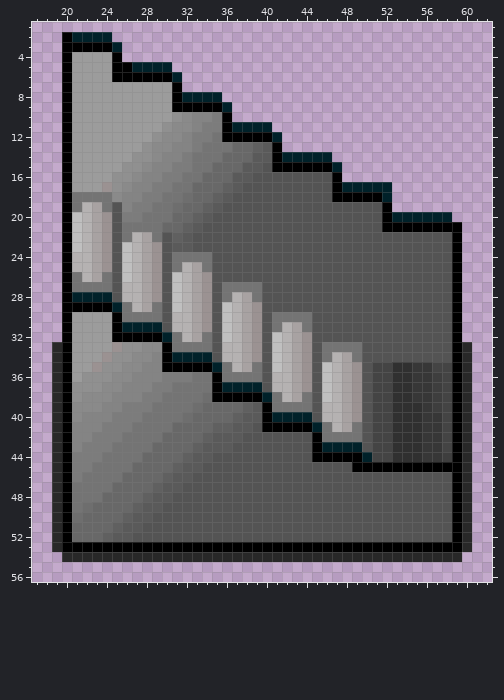
A sprite sheet gets an edit: Shopping do Terror/Assets/Artes/Escada.png. The picture above is the old version.
The file is 80x60 pixels. Colours within 5 levels of each other are drawn and written as one. Shown: x 17..62, y 1..56.
The same view after the edit:
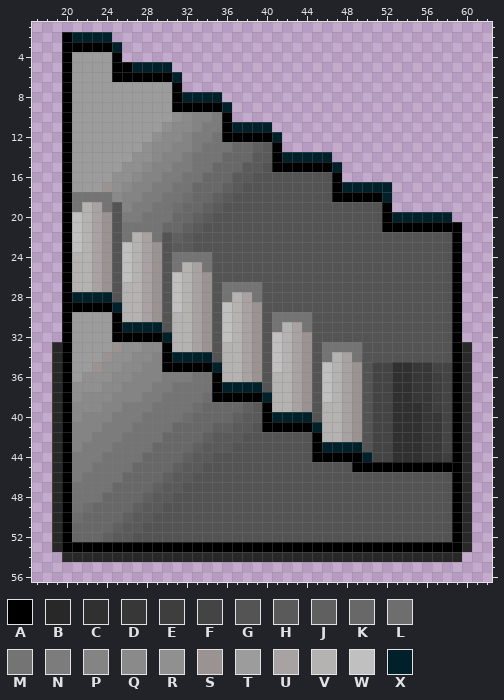
Palette (. is transparent): A #000000  B #282828  C #303030  D #373737  E #3e3e3e  F #444444  G #545454  H #5a5a5a  J #606060  K #686868  L #6e6e6e  M #747474  N #7c7c7c  P #848484  Q #8a8a8a  R #909090  S #9b9292  T #9c9c9c  U #a8a2a2  V #b5b2b2  W #c0c0c0  X #002129
Changes in this commit:
y 26: x 21 M -> V; x 24 M -> S
y 27: x 21..24 MMMM -> VVUS
y 29: x 26 M -> V; x 29 M -> S
y 30: x 26..29 MMMM -> VVUS
y 32: x 31 M -> V; x 34 M -> S
y 33: x 31..34 MMMM -> VVUS
y 35: x 36 M -> V; x 39 M -> S
y 36: x 36..39 MMMM -> VVUS
y 38: x 41 M -> V; x 44 M -> S
y 39: x 41..44 MMMM -> VVUS
y 41: x 46 M -> V; x 49 M -> S
y 42: x 46..49 MMMM -> VVUS
Boxes around the changes in both pictures, in picture pixels (x1, y1, x2, y2):
changed: (72, 272, 362, 442)
